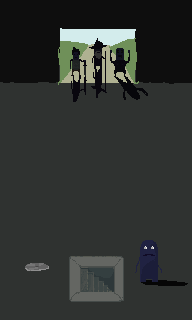
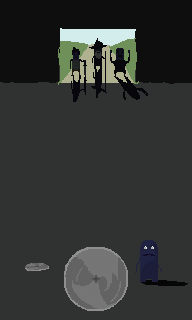
Revision of a layered 192×320 image; what changed, layer by layer:
hid "Layer 19" (1st of 2, in "credits") over left=69, top=256, right=124, bottom=302
added layer "Layer 25" in group "credits" over left=64, top=247, right=128, bottom=311
